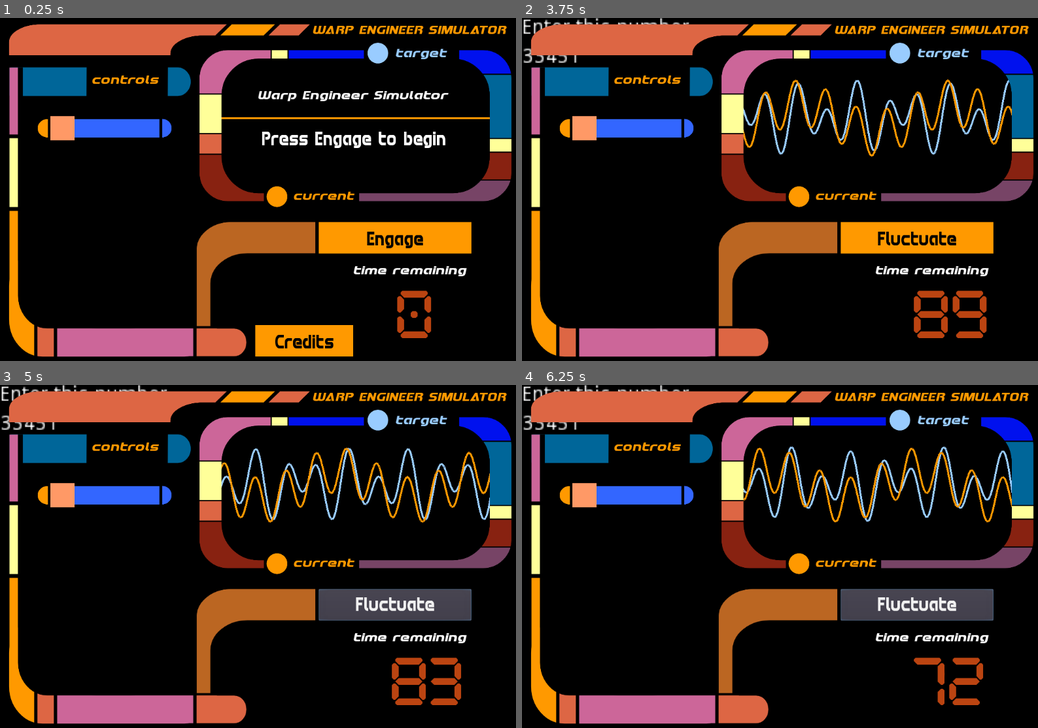
Above: before the commit, frames 1-4 (two rows, left to right).
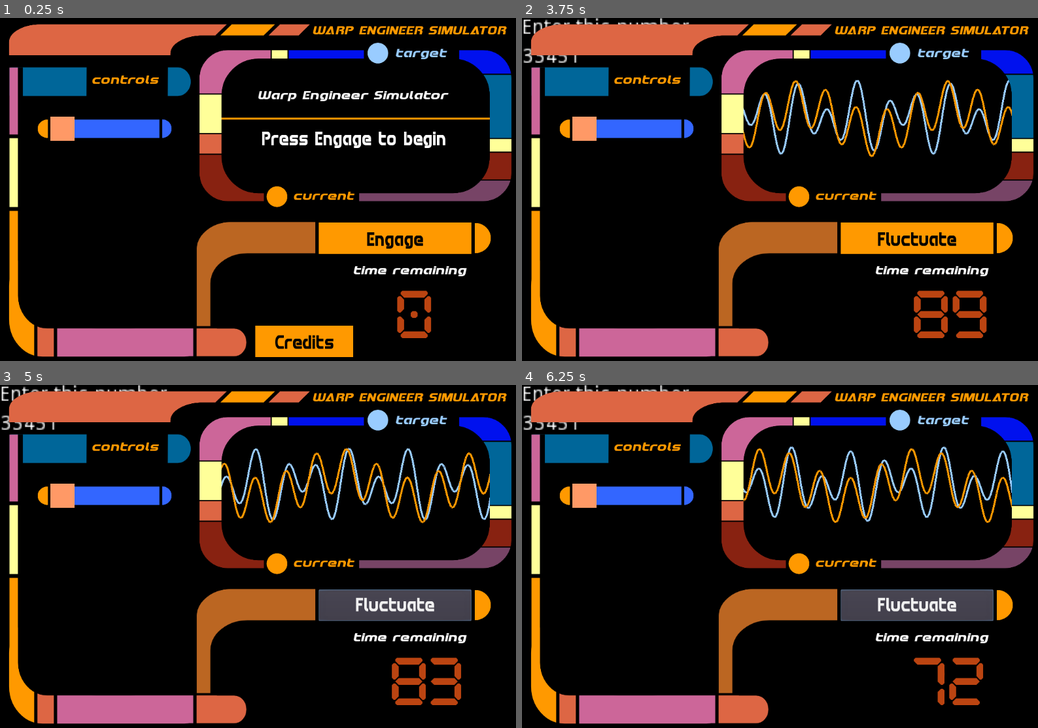
Above: after the commit, the same moments.

Repository: squiggle-at-squiggle/LDJam49
Game: Godot game, scene res://Scenes/Main.tscn
Same seed, same stepped clock (60 frames per second), same inputs: the game is played once before the commit and once after it.
Inputs:
- Up to frame 1 (0.25 s): no input
- Up to frame 2 (3.75 s): click "Engage" at 0.5 s; tap Enter at 1.25, 2.75 s; tap Space at 2, 3.5 s
- Up to frame 3 (5 s): click "Fluctuate" at 4.25 s
- Up to frame 4 (6.25 s): click "Fluctuate" at 5 s; click "Fluctuate" at 5.75 s

The runs differ from the first frame. In frame 1, 1.6% of the frame differs, in the area x 7-99%, y 2-99%; in frame 2, 1.4%; in frame 3, 1.4%; in frame 4, 1.4%.

Commit message:
fix countdown add knob

Diff:
--- a/Code/Countdown.gd
+++ b/Code/Countdown.gd
@@ -32,6 +32,9 @@
 
 func decrease_time(_decrease_amount):
 	var decreasedAmount = clamp(_decrease_amount, 0, $Countdown.time_left)
+	var wait_time_set = $Countdown.time_left - decreasedAmount
+	if wait_time_set <= 0:
+		wait_time_set = 0
 	$Countdown.wait_time = $Countdown.time_left - decreasedAmount
 	$Countdown.start()
 
--- a/Scenes/ControlPanel.tscn
+++ b/Scenes/ControlPanel.tscn
@@ -15,6 +15,7 @@
 [ext_resource path="res://Art/shape-does-nothing-2.png" type="Texture" id=13]
 [ext_resource path="res://Art/another-sdn-2.png" type="Texture" id=14]
 [ext_resource path="res://Fonts/button-font.tres" type="DynamicFont" id=15]
+[ext_resource path="res://Art/NewSliders/left-knob.png" type="Texture" id=16]
 [ext_resource path="res://Art/brown-swoop.png" type="Texture" id=17]
 
 [sub_resource type="Theme" id=1]
@@ -32,9 +33,9 @@
 anchor_right = 1.0
 anchor_bottom = 1.0
 margin_left = -3.06067
-margin_top = 2.12126
+margin_top = 2.82841
 margin_right = -3.06055
-margin_bottom = 2.12128
+margin_bottom = 2.82843
 __meta__ = {
 "_edit_use_anchors_": false
 }
@@ -192,6 +193,12 @@
 scale = Vector2( 0.520715, 0.294518 )
 texture = ExtResource( 13 )
 
+[node name="Bubble" type="Sprite" parent="."]
+position = Vector2( 997.02, 455.023 )
+rotation = 3.14159
+scale = Vector2( 0.442288, 0.418717 )
+texture = ExtResource( 16 )
+
 [connection signal="pressed" from="Control/Submit" to="." method="_on_Submit_pressed"]
 [connection signal="pressed" from="Control/Credits" to="." method="_on_Credits_pressed"]
 [connection signal="changed" from="Control/SliderOne" to="." method="_on_SliderOne_changed"]
Not shown: 1 places in Scenes/ControlPanel.tscn that only renumber resources
